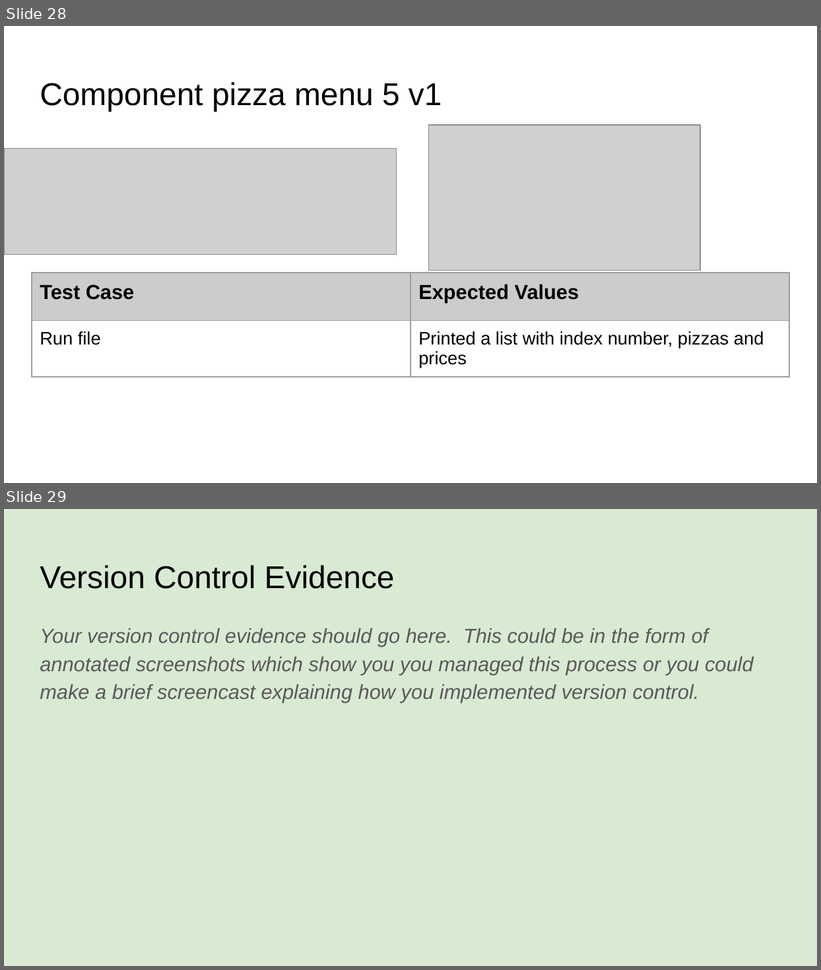
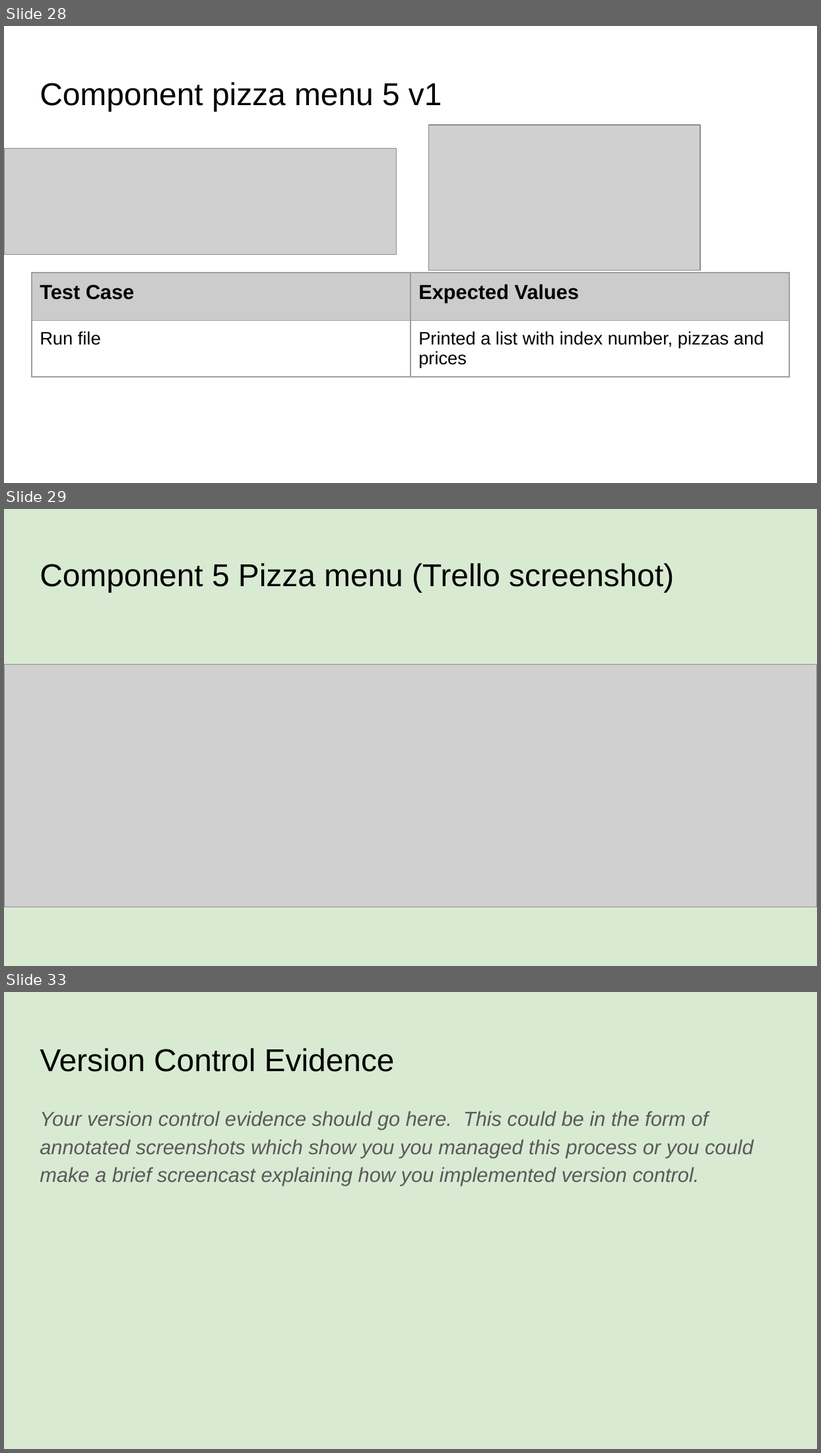
Before and after one commit to jhkfgjflkdjg/pizzabot, a slide deck: 13 022_91893^LLLLLLM_^LLLLLLM91897^LLLLLLMDocumentation (13).pptx. Shown one above the other, each under a label of ours: slides 28 and 29 before the commit, slides 28, 29 and 33 after it; the slides between them are not shown. The pictures are 821x970 and 821x1453 pixels, drawn with LibreOffice and Linux fonts; fonts in the diff are those of the drawing; grey boxes stand for pictures. Boxes give left, top, right and bottom in pixels: in the first picture for what was removed or moved away, otherwise in the second. Text is boxed around its words. In the diff, an @@ line names an element or a change of style, - is before the commit and + after.

Commit message:
Formatted menu
Formatted and changed menu into a function. Integrated into main app.

```diff
--- a/13 022_91893^LLLLLLM_^LLLLLLM91897^LLLLLLMDocumentation (13).pptx
+++ b/13 022_91893^LLLLLLM_^LLLLLLM91897^LLLLLLMDocumentation (13).pptx
@@ slide 29 added at bbox=[4, 509, 817, 966], background #D9EAD3 @@
@@ title added at bbox=[40, 563, 674, 592], 28 pt, text #000000 @@
+Component 5 Pizza menu (Trello screenshot)
@@ picture added at bbox=[4, 664, 817, 908] @@
@@ what was slide 29 is now slide 33 @@
```
Also in this commit, not shown: 1 slide changed, 3 other slides added, 4 other files.
